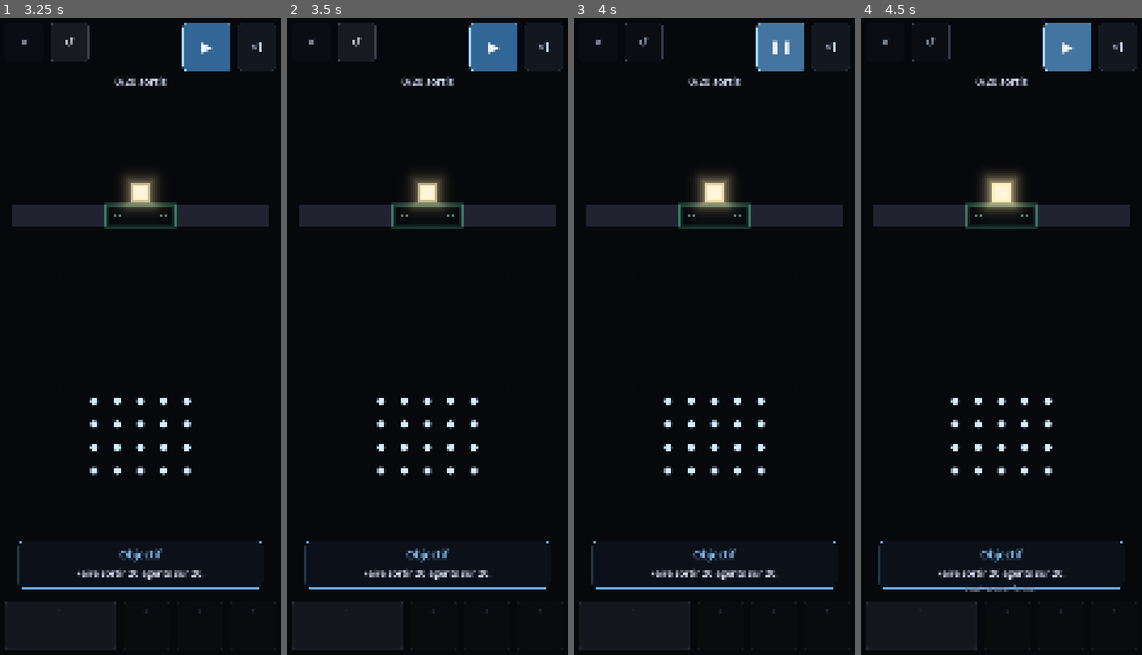
Above: before the commit, frames 1-4 (left to right).
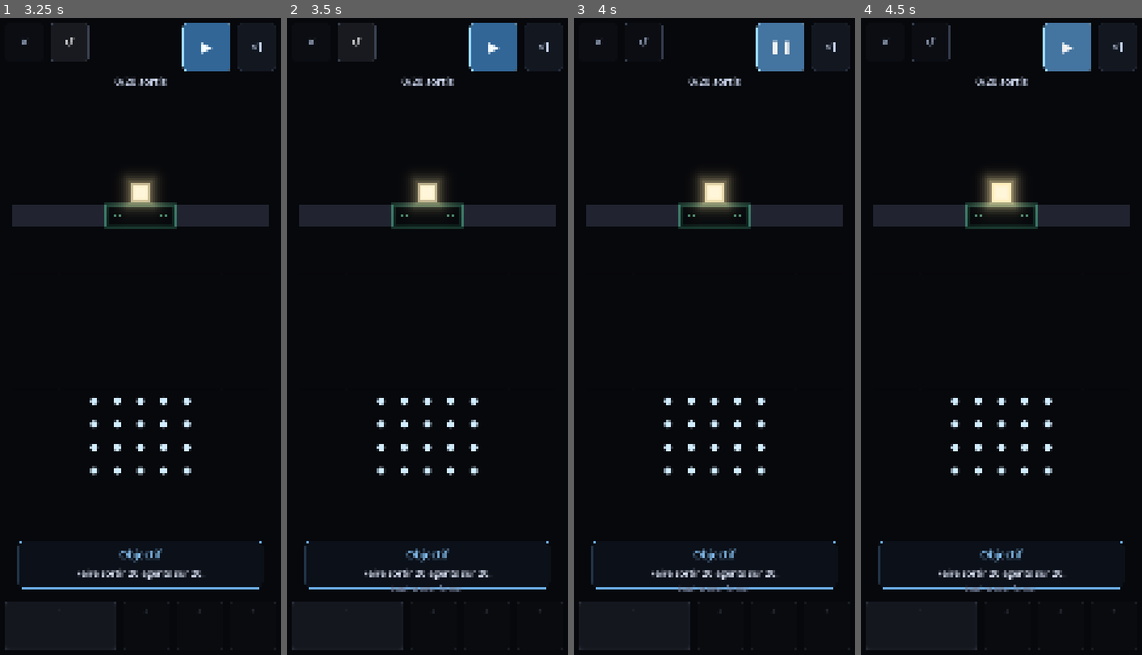
Above: after the commit, the same moments.

Repository: HelloIAmRomain/Volens
Game: Godot game, scene res://game/ui/app.tscn
The game is run twice, just before and just after one commit, with the same random seed, the same clock (stepped at 60 frames per second) and the same inputs.
Inputs:
- Up to frame 1 (3.25 s): click "Jouer" at 0.5 s; click "✕" at 1.25 s; click "· 1. La nuée" at 2 s; click "↺" at 2.75 s
- Up to frame 2 (3.5 s): no input
- Up to frame 3 (4 s): click "▶" at 3.5 s
- Up to frame 4 (4.5 s): click "❚❚" at 4.25 s

Frame 1 is identical in both runs. In frame 2, 0.1% of the frame differs, in the area x 37-63%, y 88-91%; in frame 3, 0.1%; in frame 4, nothing differs.

Commit message:
fix(ui): l'énoncé d'objectif ne bloque plus deux secondes
Le plancher existe pour absorber le geste QUI VIENT D'OUVRIR le niveau — il
arrive en quelques centaines de millisecondes, pas au bout de deux secondes. Le
reste n'était pas de la protection mais de l'attente imposée, et elle s'ajoutait
aux autres : « le jeu est trop lent, les attentes sont frustrantes ».

Ramené à 1,2 s. Le joueur qui veut lire garde la main : le panneau ne s'efface
seul qu'au bout de dix secondes, et le bandeau le rouvre à volonté.

Diff:
--- a/game/ui/game_screen.gd
+++ b/game/ui/game_screen.gd
@@ -394,14 +394,22 @@
 ## `OBJECTIVE_MIN_SECONDS` : le panneau ne peut PAS être renvoyé avant ce
 ## délai. Sans plancher, le geste qui ouvre le niveau chasse l'énoncé avant
 ## qu'il soit lu — et le joueur découvre qu'il a raté quelque chose sans
-## savoir quoi. Deux secondes : le temps d'une phrase courte.
+## savoir quoi.
+##
+## RAMENÉ DE 2,0 À 1,2 s. Le plancher existe pour absorber le geste QUI VIENT
+## D'OUVRIR le niveau — celui-là arrive en quelques centaines de millisecondes,
+## pas au bout de deux secondes. Le reste n'était pas de la protection mais de
+## l'attente imposée, et elle s'ajoutait aux autres : « le jeu est trop lent,
+## les attentes sont frustrantes » (essai sur l'appareil). Le joueur qui veut
+## lire garde la main — le panneau ne s'efface seul qu'au bout de dix secondes,
+## et le bandeau le rouvre à volonté.
 ##
 ## `OBJECTIVE_MAX_SECONDS` : au-delà, il s'efface seul. Dix secondes, c'est
 ## trois fois le temps de lecture de l'énoncé le plus long du chapitre —
 ## assez pour une lecture posée, trop court pour rester en travers du plateau
 ## si le joueur a regardé ailleurs. Le bandeau, lui, rouvre l'énoncé à
 ## volonté : rien n'est perdu.
-const OBJECTIVE_MIN_SECONDS := 2.0
+const OBJECTIVE_MIN_SECONDS := 1.2
 const OBJECTIVE_MAX_SECONDS := 10.0
 var _objective_elapsed: float = -1.0
 
